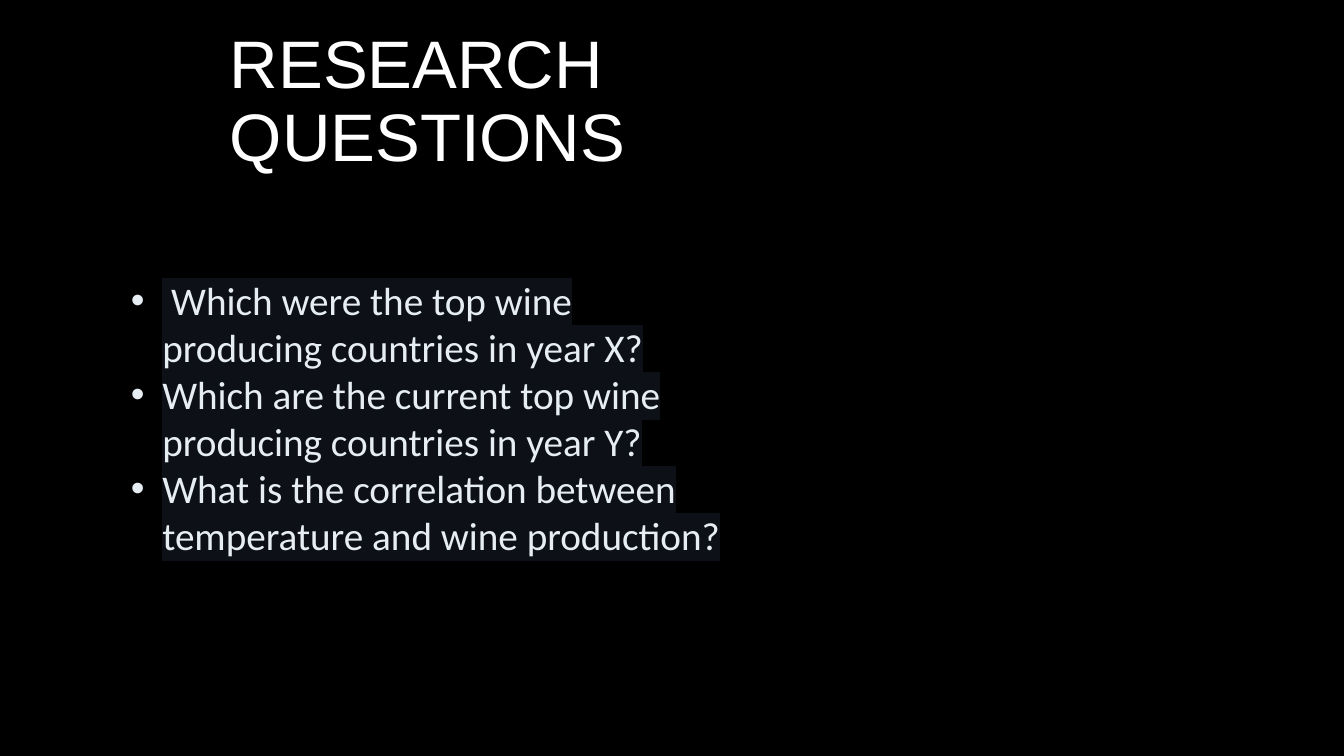
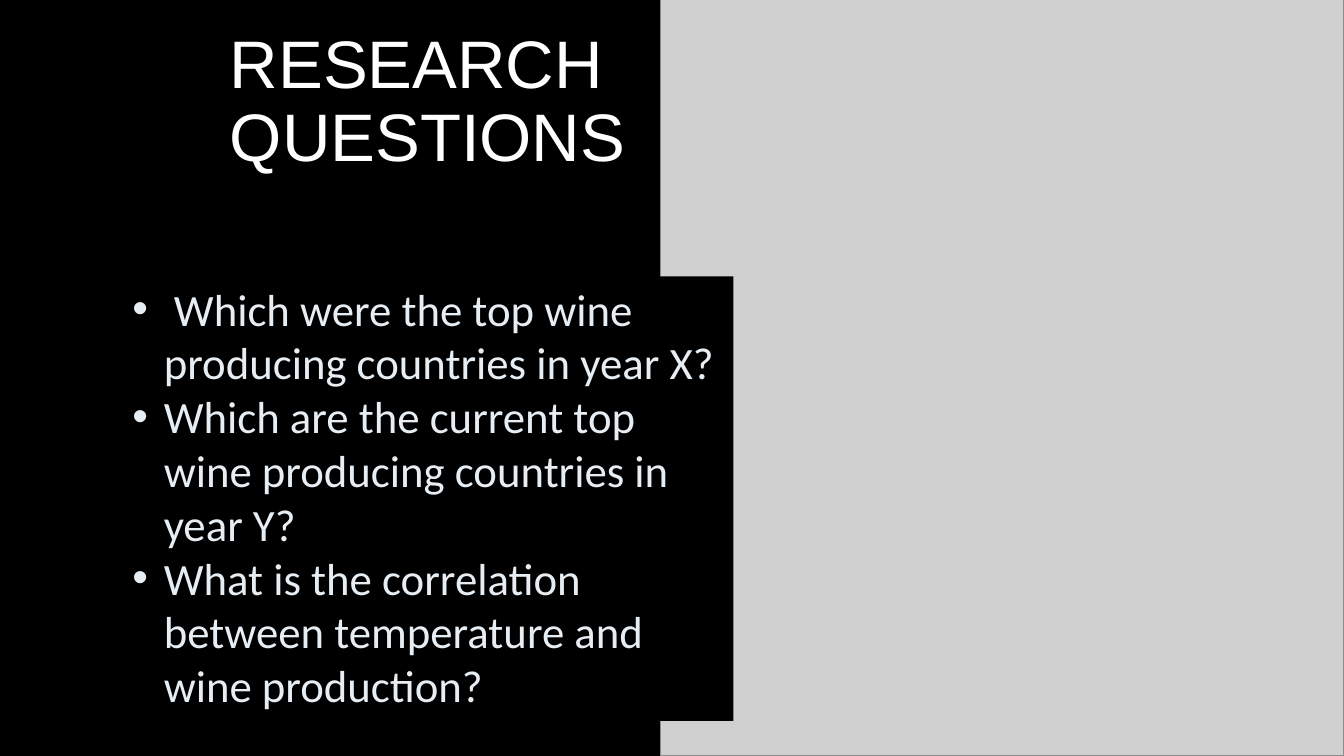
Before and after one commit to omomadcat/Viticulture, a slide deck: slide 3 of UCBproj1.pptx. Drawn at 1344x756 pixels with LibreOffice and Linux fonts; fonts in the diff are those of the drawing; grey boxes stand for pictures; background and template pictures are left out. Boxes give left, top, right and bottom in pixels: in the first picture for what was removed or moved away, otherwise in the second. Text is boxed around its words. In the diff, an @@ line names an element or a change of style, - is before the commit and + after.

```diff
--- a/UCBproj1.pptx
+++ b/UCBproj1.pptx
@@ picture added at bbox=[660, 0, 1344, 756] @@
@@ text "Which were the top wine ..." at bbox=[164, 295, 714, 710]: size 28 to 32 pt, highlight #0D1117 to #000000 @@
```
Also in this commit, not shown: 1 other slide changed.
